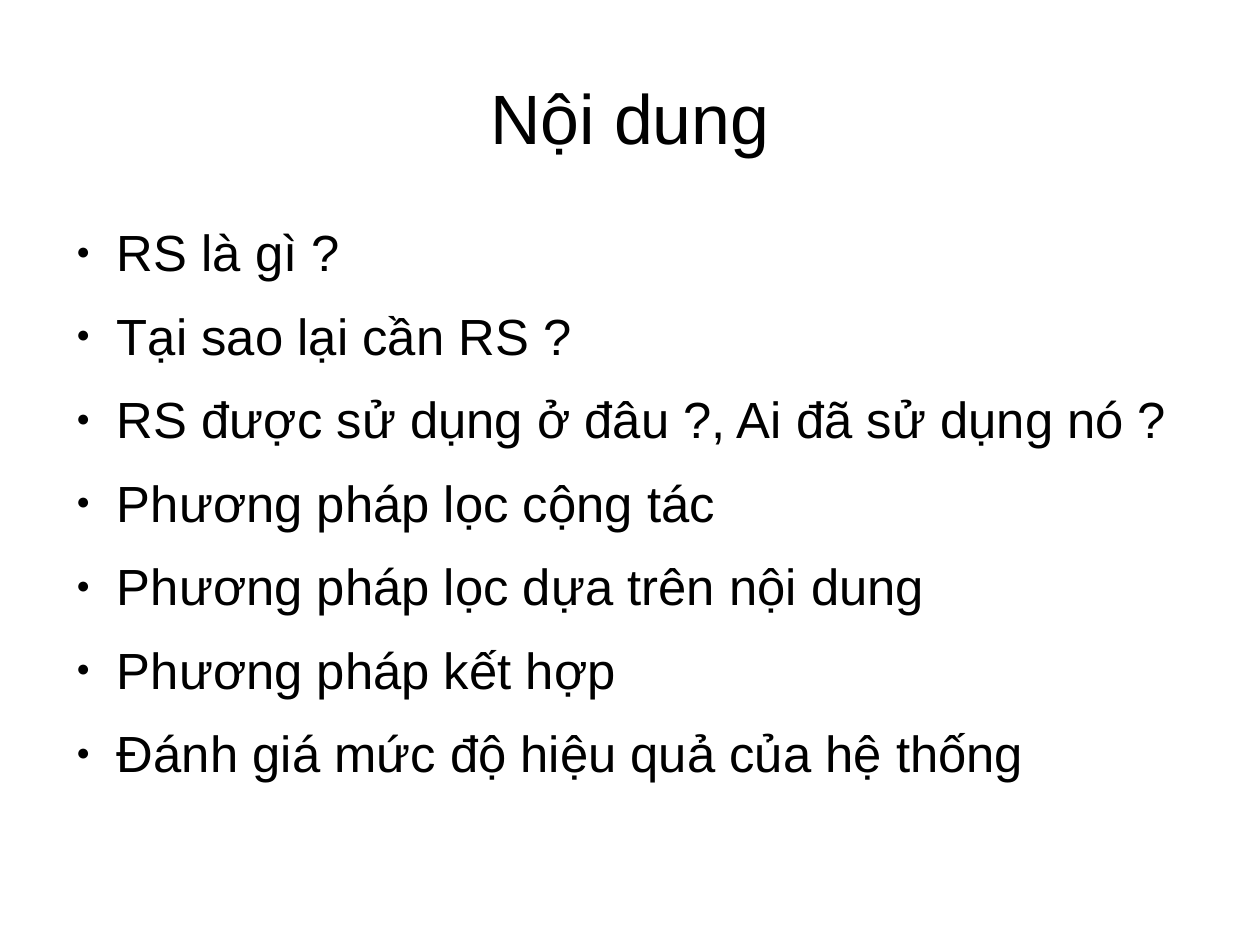
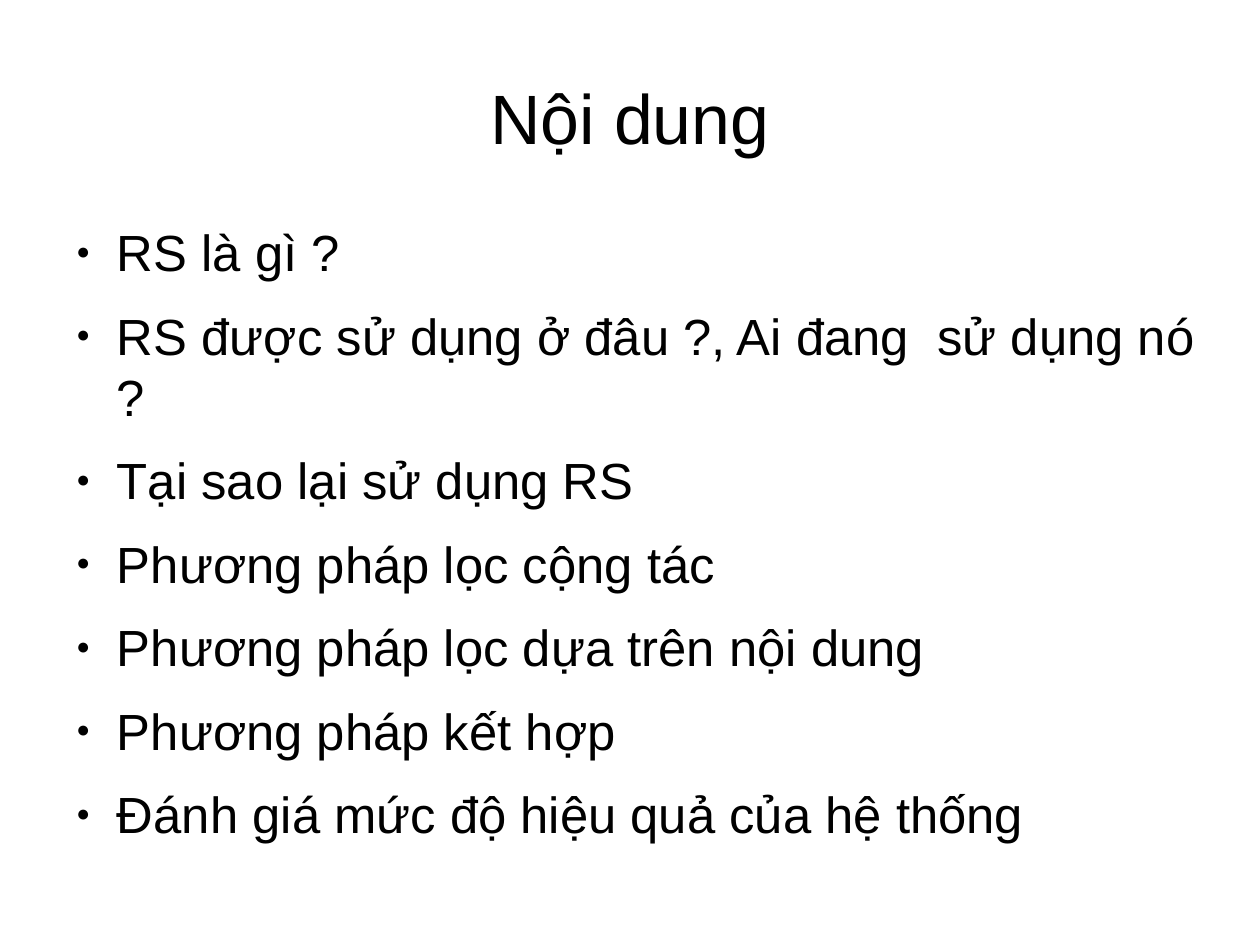
Before and after one commit to dungyeutrang/document, a slide deck: slide 2 of RS.odp. Drawn at 1260x945 pixels with LibreOffice and Linux fonts; fonts in the diff are those of the drawing. Boxes give left, top, right and bottom in pixels: in the first picture for what was removed or moved away, otherwise in the second. Text is boxed around its words. In the diff, an @@ line names an element or a change of style, - is before the commit and + after.

```diff
--- a/RS.odp
+++ b/RS.odp
@@ text at [117, 316, 1194, 510]: text changed @@
-● Tại sao lại cần RS ?
-● RS được sử dụng ở đâu ?, Ai đã sử dụng nó ?
+● RS được sử dụng ở đâu ?, Ai đang sử dụng nó ?
+● Tại sao lại sử dụng RS
```
Also in this commit, not shown: 18 slides added, 1 slide removed, 1 other file.
